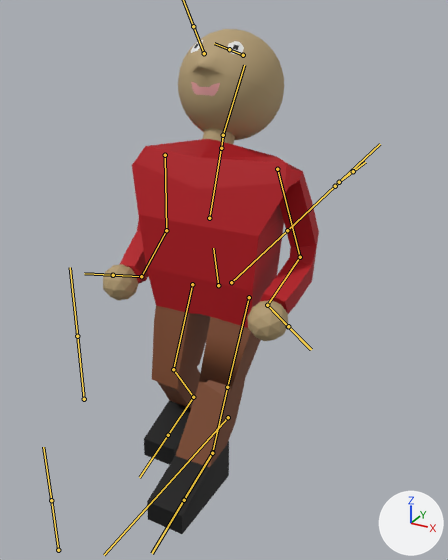
The FBX model Assets/Models/Human.fbx, before and after one commit.
Before and after are seen from a 50 mm camera at (1.38, -2.57, 2.13) aimed at (0.06, -0.16, 0.93). Arrows for +X, +Y and +Z are at lower right; the lights stay in place. Both versions are drawn at frame 29 of the action 'Armature|Idle'; the numbers are the values there. The bones that bend it are drawn over the model as lines.

The first picture shows 'Model'.
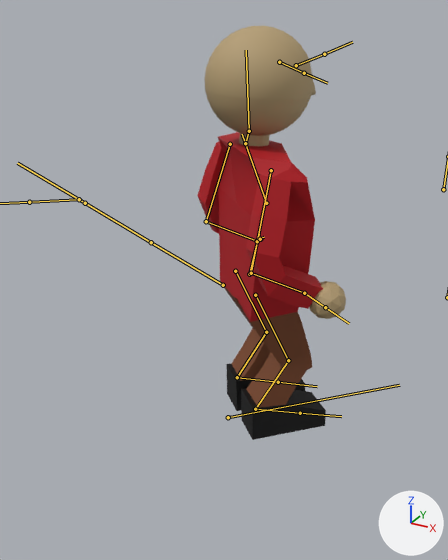
Commit message: fix neck in idle position

The change, as a list of edits to the scene's bpy script:
```text
Change bone_control:
    where bone_control = bpy.data.objects['Armature'].pose.bones['Control']
    bone_control.rotation_quaternion: (1.0, 0.0, 0.0, 0.0) -> (-0.375, 0.0, 0.0, 0.927)  # degrees (0, 0, 0) -> degrees (0, 0, -136)
Change bone_neck:
    where bone_neck = bpy.data.objects['Armature'].pose.bones['Neck']  # child of 'Upper Torso'
    bone_neck.rotation_quaternion: (0.958, -0.288, 0.0, 0.0) -> (1.0, 0.0, 0.0, 0.0)  # degrees (-33, 0, 0) -> degrees (0, 0, 0)
Change bone_upper_leg_l:
    where bone_upper_leg_l = bpy.data.objects['Armature'].pose.bones['Upper Leg.L']  # child of 'Lower Torso'
    bone_upper_leg_l.rotation_quaternion: (0.989, -0.01, -0.031, 0.142) -> (0.993, -0.013, -0.032, 0.113)  # degrees (-2, -3, 16) -> degrees (-2, -3, 13)
Change bone_lower_leg_l:
    where bone_lower_leg_l = bpy.data.objects['Armature'].pose.bones['Lower Leg.L']  # child of 'Upper Leg.L'
    bone_lower_leg_l.rotation_quaternion: (0.961, -0.276, 0.002, -0.006) -> (0.975, 0.224, 0.0, 0.005)  # degrees (-32, 0, -1) -> degrees (26, 0, 1)
Change bone_foot_l:
    where bone_foot_l = bpy.data.objects['Armature'].pose.bones['Foot.L']  # child of 'Lower Leg.L'
    bone_foot_l.rotation_quaternion: (0.919, -0.392, 0.019, -0.026) -> (0.991, 0.132, 0.006, -0.032)  # degrees (-46, 1, -4) -> degrees (15, 1, -3)
```

Pixel boxes [x1, y1, x2, y2] of what changed, in the pictures (448 x 560 px):
'Model', posed (31% narrower, 18% shorter): before [103, 29, 319, 534]; after [197, 26, 346, 440]
bone 'Control', root to tip: before (228, 417) to (104, 555); after (228, 417) to (399, 385)
bone 'Neck', root to tip: before (221, 148) to (223, 135); after (245, 143) to (249, 131)
bone 'Upper Leg.L', root to tip: before (249, 297) to (227, 387); after (235, 271) to (266, 332)
bone 'Lower Leg.L', root to tip: before (227, 387) to (212, 452); after (266, 332) to (237, 377)
bone 'Foot.L', root to tip: before (212, 452) to (184, 499); after (237, 377) to (278, 382)
